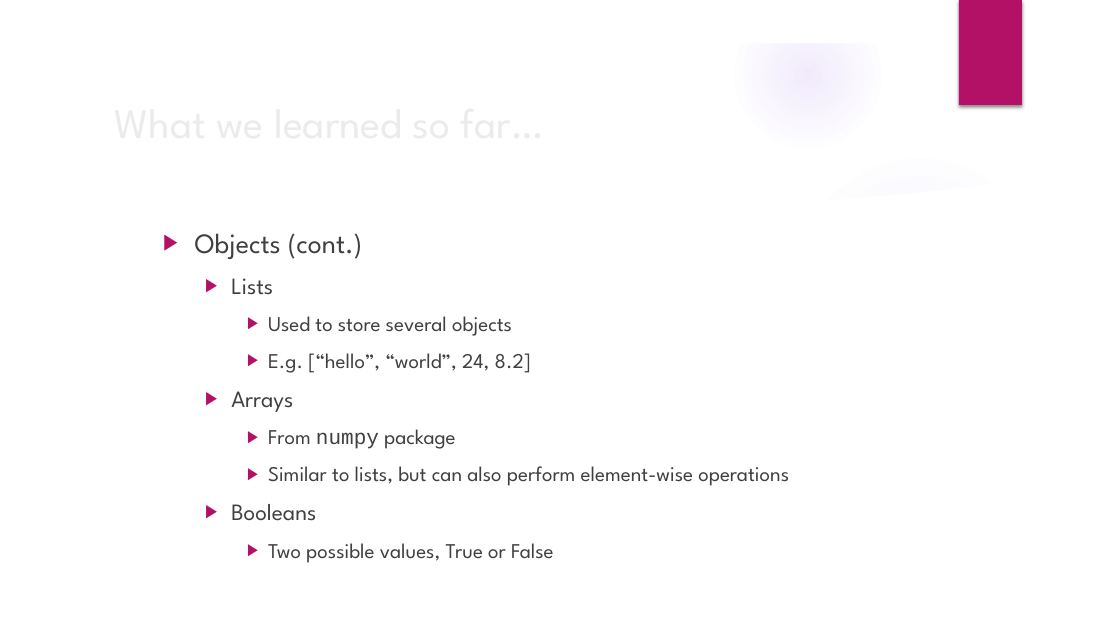
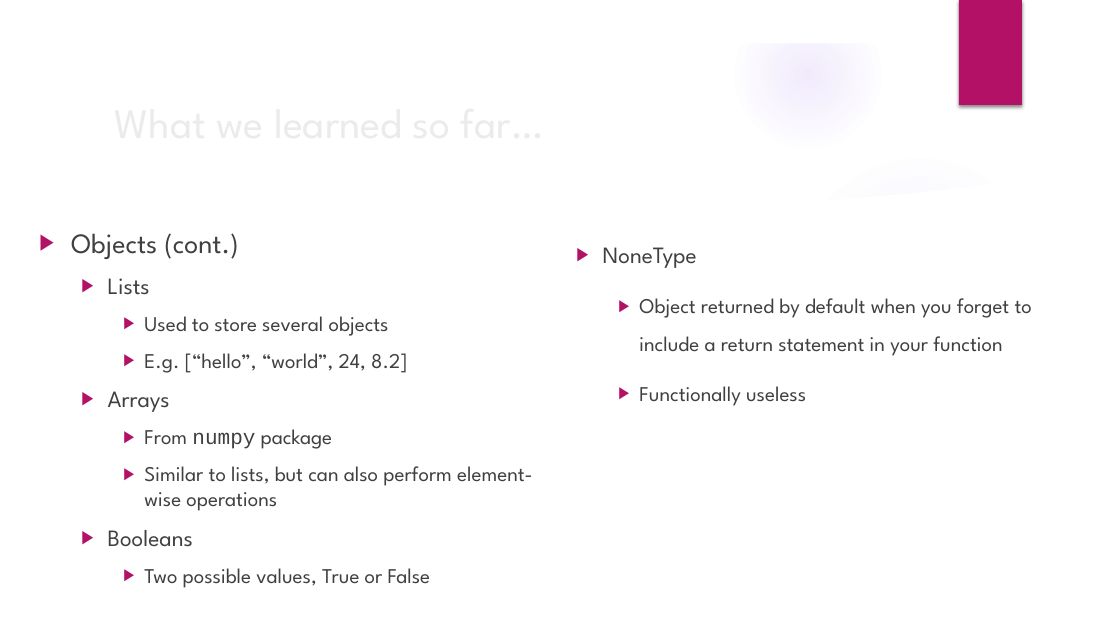
Before and after one commit to ameboileau/Intro-to-Python, a slide deck: slide 3 of PPTs/Week5.pptx. Drawn at 1120x630 pixels with LibreOffice and Linux fonts; fonts in the diff are those of the drawing; background and template pictures are left out. Boxes give left, top, right and bottom in pixels: in the first picture for what was removed or moved away, otherwise in the second. Text is boxed around its words. In the diff, an @@ line names an element or a change of style, - is before the commit and + after.

```diff
--- a/PPTs/Week5.pptx
+++ b/PPTs/Week5.pptx
@@ text "Objects (cont.)" rewrapped from (x1=195, y1=233, x2=789, y2=563) to (x1=71, y1=233, x2=533, y2=588) @@
@@ text added at (x1=603, y1=247, x2=1032, y2=406), 18 pt, text #404040 @@
+  ▶ NoneType
+    ▶ Object returned by default when you forget to include a return statement in your function
+    ▶ Functionally useless
```
Also in this commit, not shown: 1 other slide changed, 6 slides added.
